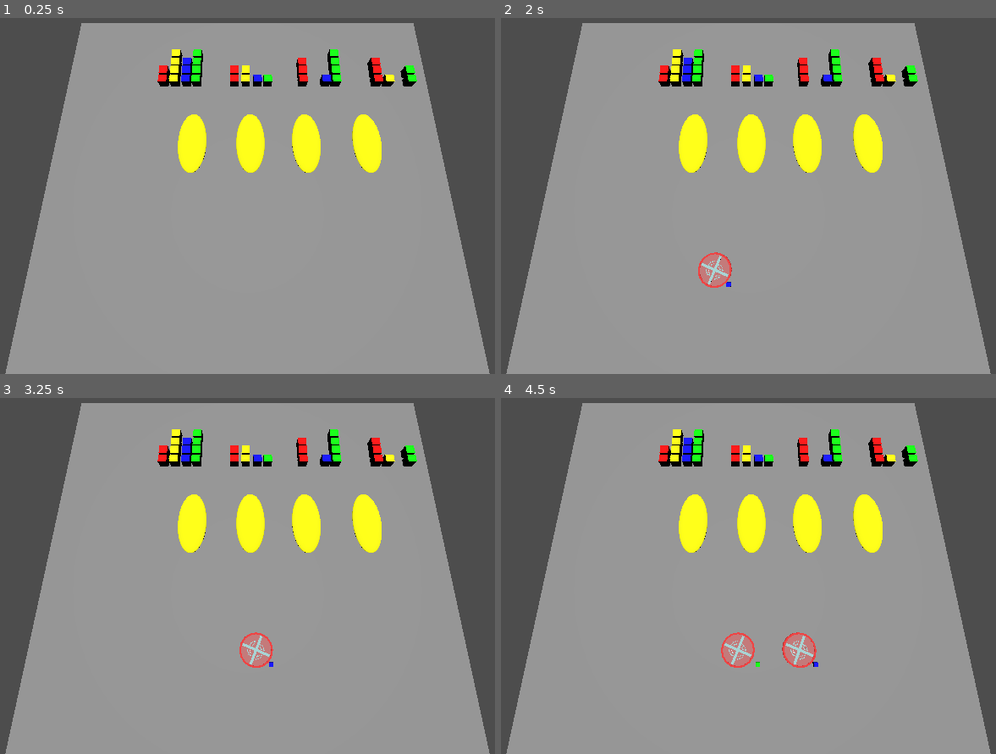
Above: before the commit, frames 1-4 (two rows, left to right).
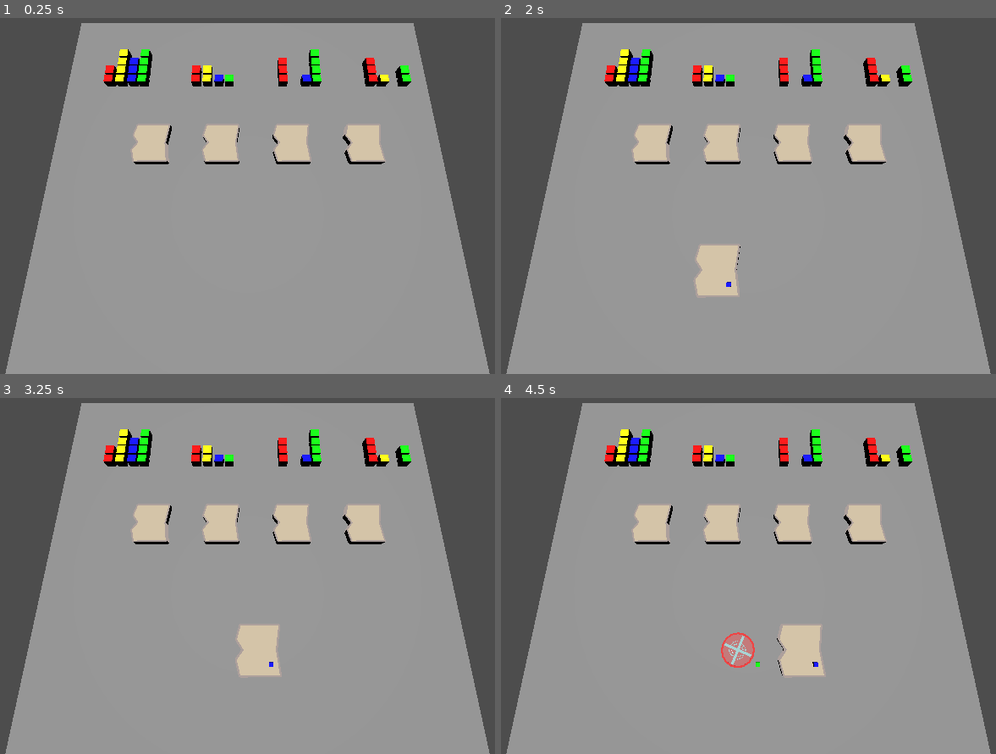
Above: after the commit, the same moments.

Repository: gabrield67/Sandwich-Shop
Game: Godot game, scene res://scenes/game.tscn
The game is run twice, just before and just after one commit, with the same random seed, the same clock (stepped at 60 frames per second) and the same inputs.
Inputs (mouse positions are in pixels of both pictures, inside the frame that each line leads up to):
- Up to frame 1 (0.25 s): no input
- Up to frame 2 (2 s): tap Enter at 0.5 s; move the mouse to (897, 163) at 0.52 s; click (897, 163) at 0.67 s; tap Space at 1.25 s; move the mouse to (614, 203) at 1.27 s; click (614, 203) at 1.42 s
- Up to frame 3 (3.25 s): move the mouse to (316, 479) at 2.02 s; click (316, 479) at 2.17 s; move the mouse to (212, 640) at 2.77 s; click (212, 640) at 2.92 s
- Up to frame 4 (4.5 s): move the mouse to (951, 622) at 3.52 s; click (951, 622) at 3.67 s; move the mouse to (545, 508) at 4.27 s; click (545, 508) at 4.42 s

The runs differ from the first frame. In frame 1, 8.1% of the frame differs, in the area x 20-85%, y 8-44%; in frame 2, 9.2%; in frame 3, 9.2%; in frame 4, 9.2%, in the area x 20-85%, y 8-78%.
Error before the commit: Invalid access to property or key 'bread' on a base object of type 'Nil'. (res://scenes/drag_and_drop_controller.gd:60)

Commit message:
Added Sounds and Incorporated new Ingredient Meshes
Placeholder sound effects for grabbing, dropping, and adding to sandwich.  Also made the Ingredient randomly select which mesh to use.

Diff:
--- a/models/fishBonesMesh.tscn
+++ b/models/fishBonesMesh.tscn
@@ -5,20 +5,26 @@
 
 [node name="fishBones" unique_id=978523315 instance=ExtResource("1_iwl0q")]
 
-[node name="Cube" parent="." index="0" unique_id=679532409]
+[node name="Cube" parent="." index="0" unique_id=535075048]
+transform = Transform3D(-4.371139e-08, -1, 0, 0.9659258, -4.222196e-08, -0.25881904, 0.25881904, -1.131334e-08, 0.9659258, 0, -0.53694236, 2.1376574)
 material_override = ExtResource("2_q585f")
 
-[node name="Cube_001" parent="." index="1" unique_id=1248033416]
+[node name="Cube_001" parent="." index="1" unique_id=473465004]
+transform = Transform3D(-4.371139e-08, -1, 0, 0.9650165, -4.218221e-08, 0.26218918, -0.26218918, 1.1460653e-08, 0.9650165, 0, -0.2671969, -2.2662885)
 material_override = ExtResource("2_q585f")
 
-[node name="Cube_002" parent="." index="2" unique_id=390694942]
+[node name="Cube_002" parent="." index="2" unique_id=1528128726]
+transform = Transform3D(-4.371139e-08, -1, 0, 0.9879787, -4.318592e-08, -0.15459, 0.15459, -6.757343e-09, 0.9879787, 0, -0.09948616, 0.3336916)
 material_override = ExtResource("2_q585f")
 
-[node name="Cube_003" parent="." index="3" unique_id=754198302]
+[node name="Cube_003" parent="." index="3" unique_id=1265772491]
+transform = Transform3D(-4.371139e-08, -1, 0, 1, -4.371139e-08, 0, 0, 0, 1, 0, 0, -0.4851637)
 material_override = ExtResource("2_q585f")
 
-[node name="Cube_004" parent="." index="4" unique_id=1355058751]
+[node name="Cube_004" parent="." index="4" unique_id=346951691]
+transform = Transform3D(-4.371139e-08, -1, 0, 0.95966, -4.194807e-08, 0.28116313, -0.28116313, 1.229003e-08, 0.95966, 0, -0.032438993, -1.2659214)
 material_override = ExtResource("2_q585f")
 
-[node name="Cube_005" parent="." index="5" unique_id=1413507430]
+[node name="Cube_005" parent="." index="5" unique_id=1472125329]
+transform = Transform3D(-5.429716e-09, -0.124217436, 0, 0.12187519, -5.327334e-09, -0.024008473, 0.02400847, -1.0494436e-09, 0.121875204, -0.17688401, -0.27132374, 1.3328159)
 material_override = ExtResource("2_q585f")
--- a/models/lettuceMesh.tscn
+++ b/models/lettuceMesh.tscn
@@ -5,6 +5,6 @@
 
 [node name="lettuce" unique_id=1237050228 instance=ExtResource("1_6d0og")]
 
-[node name="Cube" parent="." index="0" unique_id=1335395425]
+[node name="Cube" parent="." index="0" unique_id=1133670512]
 transform = Transform3D(1, 0, 0, 0, 1, 0, 0, 0, 1, 0, 0.95075893, 0)
 surface_material_override/0 = ExtResource("2_egsvg")
--- a/scenes/Ingredients/Bread.tscn
+++ b/scenes/Ingredients/Bread.tscn
@@ -2,22 +2,13 @@
 
 [ext_resource type="Script" uid="uid://b3r8sts5bsuoa" path="res://scenes/Ingredients/bread.gd" id="1_kf4f7"]
 [ext_resource type="PackedScene" uid="uid://ecpkd4q734jf" path="res://scenes/FlavorProfile.tscn" id="2_rap00"]
-
-[sub_resource type="StandardMaterial3D" id="StandardMaterial3D_84ix8"]
-albedo_color = Color(1, 1, 0, 1)
-
-[sub_resource type="SphereMesh" id="SphereMesh_84ix8"]
-material = SubResource("StandardMaterial3D_84ix8")
+[ext_resource type="PackedScene" uid="uid://ju7u3wbxyx7i" path="res://models/breadMesh.tscn" id="3_3yw7i"]
 
 [sub_resource type="BoxShape3D" id="BoxShape3D_kf4f7"]
 size = Vector3(2, 20, 3)
 
 [node name="Bread" type="Area3D" unique_id=1187585206]
 script = ExtResource("1_kf4f7")
-
-[node name="MeshInstance3D" type="MeshInstance3D" parent="." unique_id=427502753]
-transform = Transform3D(2.0994837, 0, 0, 0, 0.3586203, 0, 0, 0, 4.673756, 0, 0, 0)
-mesh = SubResource("SphereMesh_84ix8")
 
 [node name="CollisionShape3D" type="CollisionShape3D" parent="." unique_id=584160643]
 transform = Transform3D(1, 0, 0, 0, 1, 0, 0, 0, 1, 0, 4.940264, 0)
@@ -28,3 +19,6 @@
 
 [node name="TargetFlavorProfile" parent="." unique_id=443898979 instance=ExtResource("2_rap00")]
 transform = Transform3D(1, 0, 0, 0, 1, 0, 0, 0, 1, 0, 3.9594035, -1.6379085)
+
+[node name="bread" parent="." unique_id=338320632 instance=ExtResource("3_3yw7i")]
+transform = Transform3D(1.5, 0, 0, 0, 1.5, 0, 0, 0, 1.5, 0, 0, 0)
--- a/scenes/Ingredients/Ingredient.tscn
+++ b/scenes/Ingredients/Ingredient.tscn
@@ -3,6 +3,7 @@
 [ext_resource type="Script" uid="uid://dlcqiqygwtmgd" path="res://scenes/Ingredients/ingredient.gd" id="1_1am71"]
 [ext_resource type="PackedScene" uid="uid://b6uqd7cn3xg0x" path="res://models/tomato_mesh.tscn" id="1_weumo"]
 [ext_resource type="PackedScene" uid="uid://ecpkd4q734jf" path="res://scenes/FlavorProfile.tscn" id="3_b12no"]
+[ext_resource type="AudioStream" uid="uid://8cytiw0cfaxq" path="res://sounds/random2_oga_artisticdude.wav" id="4_y8d8e"]
 
 [sub_resource type="BoxShape3D" id="BoxShape3D_1am71"]
 size = Vector3(2, 0.4, 2)
@@ -17,3 +18,7 @@
 
 [node name="FlavorProfile" parent="." unique_id=414758302 instance=ExtResource("3_b12no")]
 transform = Transform3D(0.5, 0, 0, 0, 0.5, 0, 0, 0, 0.5, 0.66455185, 0.2718928, 1.0902346)
+
+[node name="AddToSandwichSound" type="AudioStreamPlayer" parent="." unique_id=1021067203]
+stream = ExtResource("4_y8d8e")
+pitch_scale = 1.8
--- a/scenes/Ingredients/bread.gd
+++ b/scenes/Ingredients/bread.gd
@@ -5,10 +5,14 @@
 var on_material
 var off_material
 
+var original_size
+
+
 @export var ingredients = [];
 
 # Called when the node enters the scene tree for the first time.
 func _ready() -> void:
+	original_size = scale
 	on_material = StandardMaterial3D.new()
 	on_material.albedo_color = Color.RED
 
@@ -31,25 +35,26 @@
 func on_entered(body: Node3D) -> void:
 	if body is Ingredient:
 		#print (body.name)
-		if body.isHeld:
-			if(body):
-				body.bread = self;
-			$MeshInstance3D.set_surface_override_material(0, on_material)
-
+		if(body):
+			body.bread = self;
+			#$MeshInstance3D.set_surface_override_material(0, on_material)
+			scale = original_size*1.2
 func on_exited(body: Node3D) -> void:
 	if body is Ingredient:
 		#print (body.name)
-		if body.isHeld:
-			if body:
+		if body:
+			if body.bread == self:
 				body.bread = null
-				self.material_off()
+			self.material_off()
 
 func material_off() -> void:
-	$MeshInstance3D.set_surface_override_material(0, off_material)
+	#$MeshInstance3D.set_surface_override_material(0, off_material)
+	scale = original_size
 
 func add_to_sandwich(ingredient: Node3D):
 	ingredients.push_back(ingredient)
 	var a = ingredient.get_flavor_amounts()
+	ingredient.play_add_to_sandwich()
 	$ActualFlavorProfile.add_flavor(a[0],a[1], a[2], a[3])
 	if $ActualFlavorProfile.compare($TargetFlavorProfile):
 		off_material.albedo_color = Color.DARK_GREEN
--- a/scenes/Ingredients/ingredient.gd
+++ b/scenes/Ingredients/ingredient.gd
@@ -1,6 +1,11 @@
 class_name Ingredient
 extends StaticBody3D
 
+
+var tomatoMesh = preload("res://models/tomato_mesh.tscn")
+var fishMesh = preload("res://models/fishBonesMesh.tscn")
+var lettuceMesh = preload("res://models/lettuceMesh.tscn")
+var breadMesh = preload("res://models/breadMesh.tscn")
 
 
 var isHeld = false
@@ -12,10 +17,22 @@
 var move_direction = Vector3(1,0,0)
 var original_size;
 var bread
+var ingredient_types = ['Tomato', 'Lettuce','Fish Bone', 'Bread']
+var ingredient_scales = [1, 1,.75, 1.5	]
+var meshes = [tomatoMesh , lettuceMesh,fishMesh, breadMesh]
+var spawnedMesh
+var type_index = 0
 
 # Called when the node enters the scene tree for the first time.
 func _ready() -> void:
 	original_size = scale
+	$tomatoMesh.queue_free()
+
+	randomize()
+	type_index = randi_range(0, 3)
+	spawnedMesh = meshes[type_index].instantiate()
+	spawnedMesh.scale = Vector3(ingredient_scales [type_index],ingredient_scales [type_index],ingredient_scales [type_index])
+	add_child(spawnedMesh)
 	#$FlavorProfile.add_flavor(3,4,2,3)
 	#print("new ingredient")
 	pass # Replace with function body.
@@ -56,3 +73,6 @@
 
 func get_flavor_amounts() -> Array:
 	return $FlavorProfile.get_flavor_amounts()
+
+func play_add_to_sandwich() -> void:
+	$AddToSandwichSound.play()
--- a/scenes/Ingredients/ingredient_spawner.gd
+++ b/scenes/Ingredients/ingredient_spawner.gd
@@ -16,7 +16,7 @@
 		#print("here")
 		timer = 0
 		var ingredient = ingredient_scene.instantiate()
-		print(position)
+		#print(position)
 
 		get_parent().add_child(ingredient)
 		ingredient.position = position
--- a/scenes/drag_and_drop_controller.gd
+++ b/scenes/drag_and_drop_controller.gd
@@ -50,18 +50,25 @@
 				get_mouse_world_pos(mouse, true)
 				if grabbed_object:
 					grabbed_object.on_grab()
+					$"Pickup Sound".play()
 
 					if grabbed_object.bread:
 						grabbed_object.bread.remove_from_sandwich(grabbed_object)
 				firstPress = false
 		elif event.button_index == 1 and not event.is_pressed():
-			prev_grabbed_object = grabbed_object
+
 			#prevCardHeight = 3
-			if grabbed_object.bread:
-				grabbed_object.bread.material_off()
-				grabbed_object.bread.add_to_sandwich(grabbed_object)
-			grabbed_object.isHeld = false
-			grabbed_object = null
+			if grabbed_object:
+
+				if grabbed_object.bread:
+					grabbed_object.bread.material_off()
+					grabbed_object.bread.add_to_sandwich(grabbed_object)
+				else:
+					$"Drop Sound".play()
+				grabbed_object.isHeld = false
+				prev_grabbed_object = grabbed_object
+
+				grabbed_object = null
 			firstPress = true
 
 
--- a/scenes/game.tscn
+++ b/scenes/game.tscn
@@ -2,6 +2,7 @@
 
 [ext_resource type="Script" uid="uid://dnsby02e4apsw" path="res://scenes/drag_and_drop_controller.gd" id="1_yqjtg"]
 [ext_resource type="PackedScene" uid="uid://c54v7gf8e74j5" path="res://scenes/Ingredients/Bread.tscn" id="3_lnu2h"]
+[ext_resource type="AudioStream" uid="uid://4bgt8e0y4v5a" path="res://sounds/switch_02_rubber_duck.ogg" id="4_iywne"]
 [ext_resource type="PackedScene" uid="uid://drkevmp0aiaxv" path="res://scenes/Ingredients/Ingredient Spawner.tscn" id="4_lbhrr"]
 
 [sub_resource type="BoxShape3D" id="BoxShape3D_8cj0n"]
@@ -30,19 +31,27 @@
 transform = Transform3D(1, 0, 0, 0, 1, 0, 0, 0, 1, 0, 0, 19)
 
 [node name="Bread" parent="." unique_id=1187585206 instance=ExtResource("3_lnu2h")]
-transform = Transform3D(1, 0, 0, 0, 1, 0, 0, 0, 1, -4.046473, 1.6317925, -2.7094417)
+transform = Transform3D(1, 0, 0, 0, 1, 0, 0, 0, 1, -7.2391553, 1.6317925, -2.7094417)
 
 [node name="Bread2" parent="." unique_id=603495618 instance=ExtResource("3_lnu2h")]
-transform = Transform3D(1, 0, 0, 0, 1, 0, 0, 0, 1, 4.3046246, 1.6317925, -2.7094417)
+transform = Transform3D(1, 0, 0, 0, 1, 0, 0, 0, 1, 3.1174407, 1.6317925, -2.7094417)
 
 [node name="IngredientSpawner" parent="." unique_id=1365398154 instance=ExtResource("4_lbhrr")]
 transform = Transform3D(1, 0, 0, 0, 1, 0, 0, 0, 1, -2.3609233, 2.8174725, 6.0316615)
 
 [node name="Bread3" parent="." unique_id=1041816712 instance=ExtResource("3_lnu2h")]
-transform = Transform3D(1, 0, 0, 0, 1, 0, 0, 0, 1, 0.21780324, 1.6317925, -2.7094417)
+transform = Transform3D(1, 0, 0, 0, 1, 0, 0, 0, 1, -2.0807528, 1.6317925, -2.7094417)
 
 [node name="Bread4" parent="." unique_id=157967700 instance=ExtResource("3_lnu2h")]
-transform = Transform3D(1, 0, 0, 0, 1, 0, 0, 0, 1, 8.746845, 1.6317925, -2.7094417)
+transform = Transform3D(1, 0, 0, 0, 1, 0, 0, 0, 1, 8.422533, 1.6317925, -2.7094417)
+
+[node name="Pickup Sound" type="AudioStreamPlayer" parent="." unique_id=1434898793]
+stream = ExtResource("4_iywne")
+
+[node name="Drop Sound" type="AudioStreamPlayer" parent="." unique_id=1576941343]
+stream = ExtResource("4_iywne")
+volume_db = -5.0
+pitch_scale = 0.58
 
 [connection signal="body_entered" from="Bread" to="Bread" method="on_entered"]
 [connection signal="body_exited" from="Bread" to="Bread" method="on_exited"]
Not shown, added: sounds/bell_02_rubber_duck.ogg.import
Not shown, added: sounds/bottle_oga_artistic_dude.wav.import
Not shown, added: sounds/burp_oga_artisticdude.wav.import
Not shown, added: sounds/random2_oga_artisticdude.wav.import
Not shown, added: sounds/random3_oga_artisticdude.wav.import
Not shown, added: sounds/random5_oga_artisticdude.wav.import
Not shown, added: sounds/random6_oga_artisticdude.wav.import
Not shown, added: sounds/switch_02_rubber_duck.ogg.import
Not shown, added: sounds/bell_02_rubber_duck.ogg
Not shown, added: sounds/bottle_oga_artistic_dude.wav
Not shown, added: sounds/burp_oga_artisticdude.wav
Not shown, added: sounds/random2_oga_artisticdude.wav
(and 4 more such lines)
